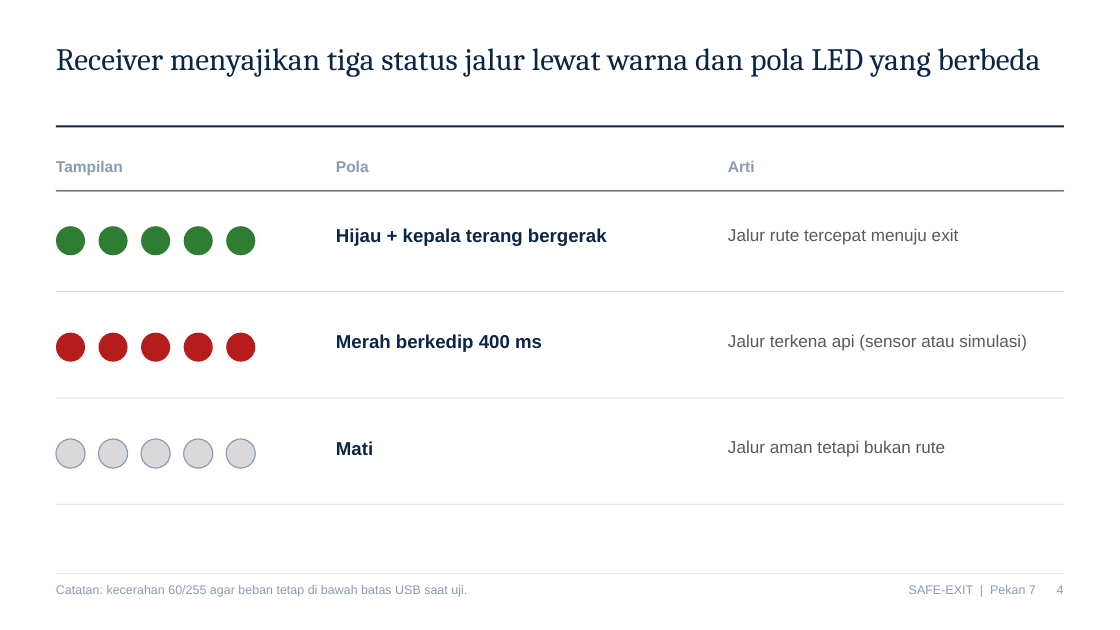
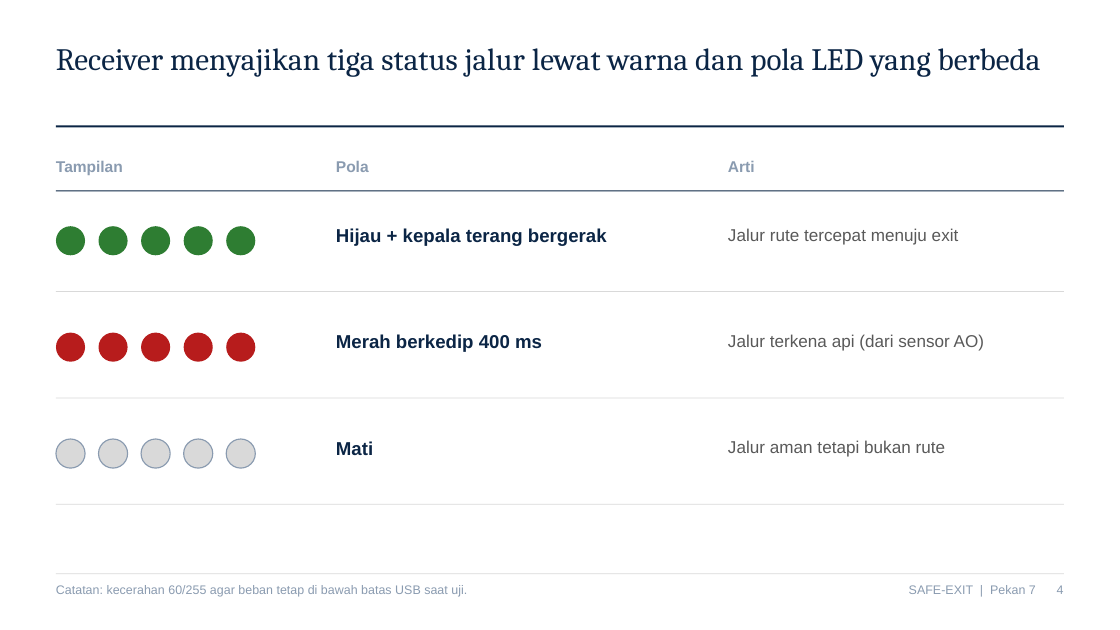
Before and after one commit to aryawiandra/despro-2, a slide deck: slide 4 of Week7/PPT_SAFE-EXIT_Pekan7_Kelompok21_MBB.pptx. Drawn at 1120x630 pixels with LibreOffice and Linux fonts; fonts in the diff are those of the drawing. Boxes give left, top, right and bottom in pixels: in the first picture for what was removed or moved away, otherwise in the second. Text is boxed around its words. In the diff, an @@ line names an element or a change of style, - is before the commit and + after.

Commit message:
fix: Week7 input api hanya dari sensor AO (ALLOW_TEXT_SIM 0), sesuaikan laporan, PPT, README

```diff
--- a/Week7/PPT_SAFE-EXIT_Pekan7_Kelompok21_MBB.pptx
+++ b/Week7/PPT_SAFE-EXIT_Pekan7_Kelompok21_MBB.pptx
@@ text at bbox=[728, 334, 984, 351]: text changed @@
-Jalur terkena api (sensor atau simulasi)
+Jalur terkena api (dari sensor AO)
```
Also in this commit, not shown: 2 other slides changed, 5 other files.
